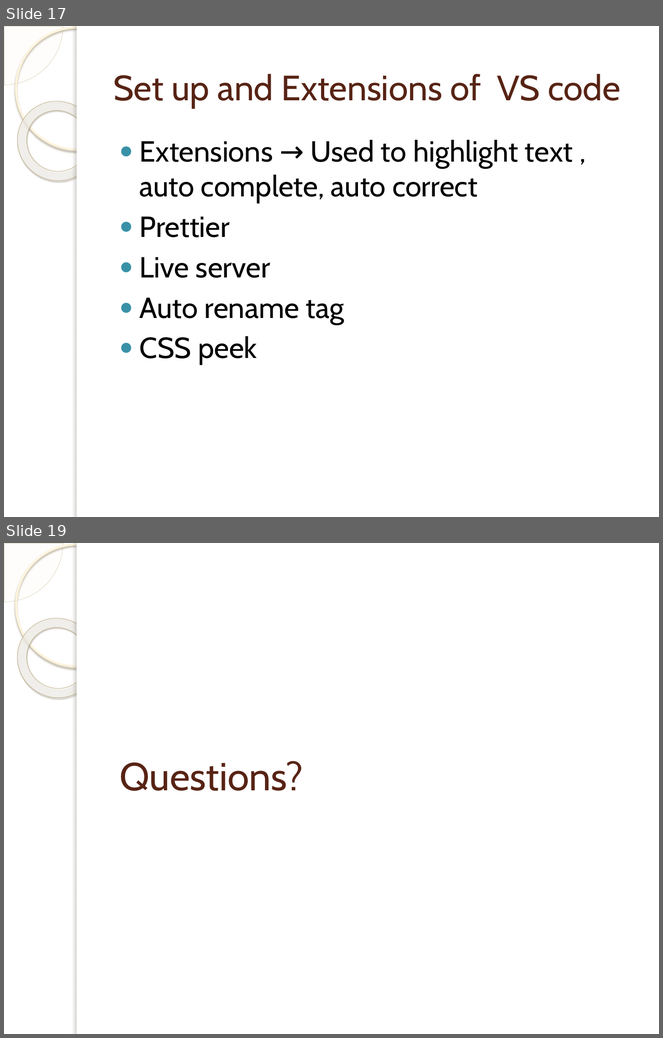
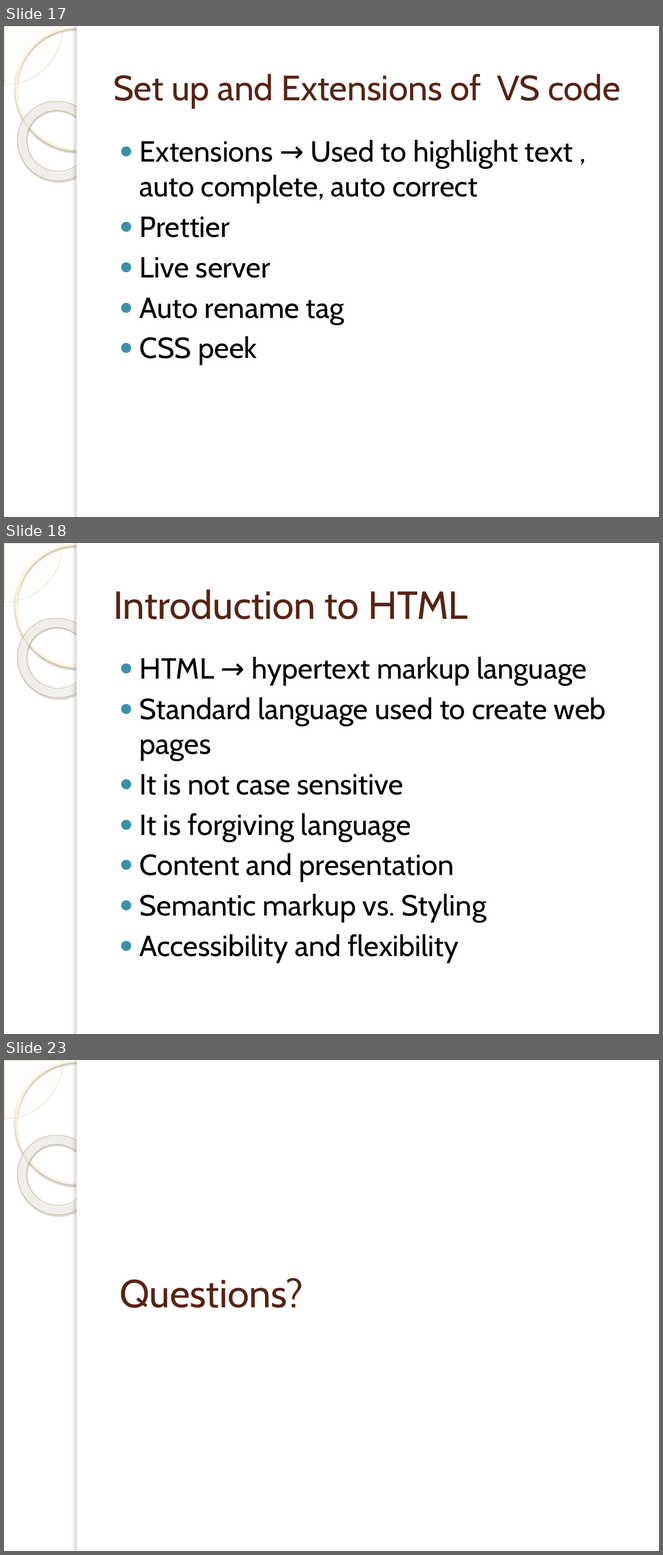
Before and after one commit to deepthimedisetty23/entri-notes, a slide deck: Session wise ppts and notes/session-1.pptx. Shown one above the other, each under a label of ours: slides 17 and 19 before the commit, slides 17, 18 and 23 after it; the slides between them are not shown. The pictures are 663x1038 and 663x1555 pixels, drawn with LibreOffice and Linux fonts; fonts in the diff are those of the drawing; background and template pictures are left out. Boxes give left, top, right and bottom in pixels: in the first picture for what was removed or moved away, otherwise in the second. Text is boxed around its words. In the diff, an @@ line names an element or a change of style, - is before the commit and + after.

```diff
--- a/Session wise ppts and notes/session-1.pptx
+++ b/Session wise ppts and notes/session-1.pptx
@@ slide 18 added at [4, 543, 659, 1034], background picture (left out); not listed: 5 template elements that a slide beside it also shows @@
@@ title added at [113, 589, 468, 619], 43 pt, text #572314 @@
+Introduction to HTML
@@ text added at [140, 657, 606, 963], 32 pt, text #000000 @@
+● HTML → hypertext markup language
+● Standard language used to create web pages
+● It is not case sensitive
+● It is forgiving language
+● Content and presentation
+● Semantic markup vs. Styling
+● Accessibility and flexibility
@@ what was slide 19 is now slide 23 @@
```
Also in this commit, not shown: 1 slide changed, 4 other slides added, 1 slide removed, 5 other files.
